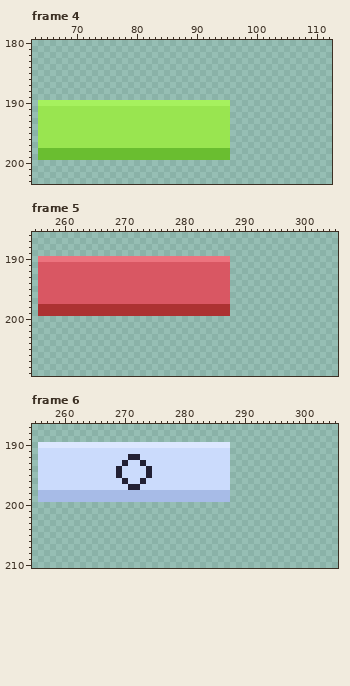
Two versions of one pixel-art file, Assets/Sprites/ControlRoom.aseprite. Above: the version before the commit.
480x270 pixels, 11 frames. Shown: frame 4: x 63..112, y 180..203; frame 5: x 255..305, y 186..209; frame 6: x 255..305, y 187..210. The commit also changed other frames, which this record leaves out.
Now the later version:
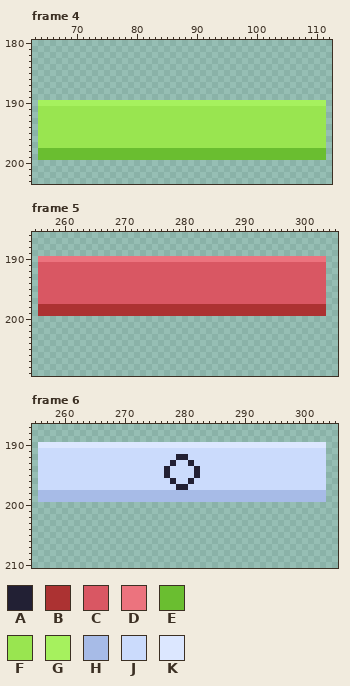
Palette (. is transparent): A #222034  B #ac3232  C #d95763  D #ec737e  E #6abe30  F #99e550  G #a6f15e  H #a7bbe7  J #cbdbfc  K #dce7ff
Edits made:
Changed rows in their new state; - is an unchanged pixel.
Frame 4, layer "Button Zone":
first column x 96:
190 GGGGGGGGGGGGGGGG
191 FFFFFFFFFFFFFFFF
192 FFFFFFFFFFFFFFFF
193 FFFFFFFFFFFFFFFF
194 FFFFFFFFFFFFFFFF
195 FFFFFFFFFFFFFFFF
196 FFFFFFFFFFFFFFFF
197 FFFFFFFFFFFFFFFF
198 EEEEEEEEEEEEEEEE
199 EEEEEEEEEEEEEEEE
Frame 5, layer "Button Zone #2":
first column x 288:
190 DDDDDDDDDDDDDDDD
191 CCCCCCCCCCCCCCCC
192 CCCCCCCCCCCCCCCC
193 CCCCCCCCCCCCCCCC
194 CCCCCCCCCCCCCCCC
195 CCCCCCCCCCCCCCCC
196 CCCCCCCCCCCCCCCC
197 CCCCCCCCCCCCCCCC
198 BBBBBBBBBBBBBBBB
199 BBBBBBBBBBBBBBBB
Frame 6, layer "Button Zone #2":
first column x 269:
190 -------------------KKKKKKKKKKKKKKKK
191 -------------------JJJJJJJJJJJJJJJJ
192 --JJ------AA-------JJJJJJJJJJJJJJJJ
193 -J--J----A--A------JJJJJJJJJJJJJJJJ
194 J----J--A----A-----JJJJJJJJJJJJJJJJ
195 J----J--A----A-----JJJJJJJJJJJJJJJJ
196 -J--J----A--A------JJJJJJJJJJJJJJJJ
197 --JJ------AA-------JJJJJJJJJJJJJJJJ
198 -------------------HHHHHHHHHHHHHHHH
199 -------------------HHHHHHHHHHHHHHHH
